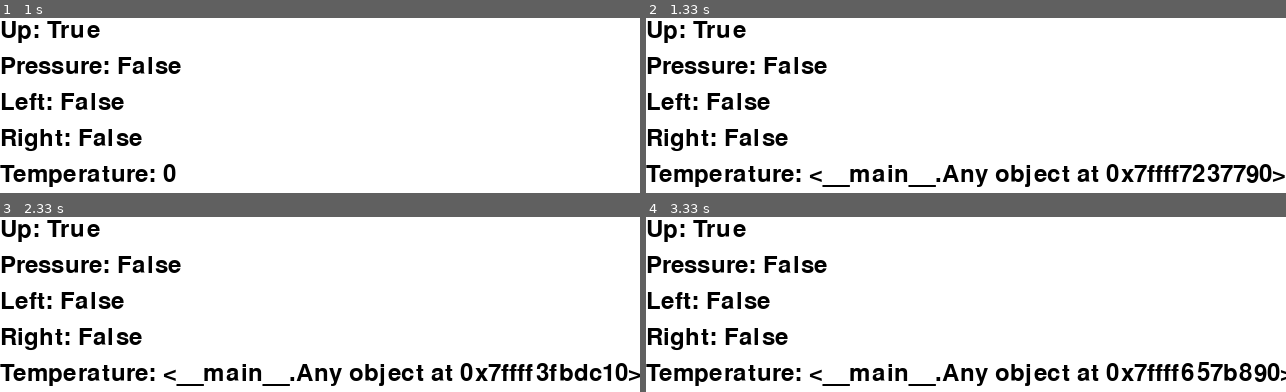
Above: before the commit, frames 1-4 (two rows, left to right).
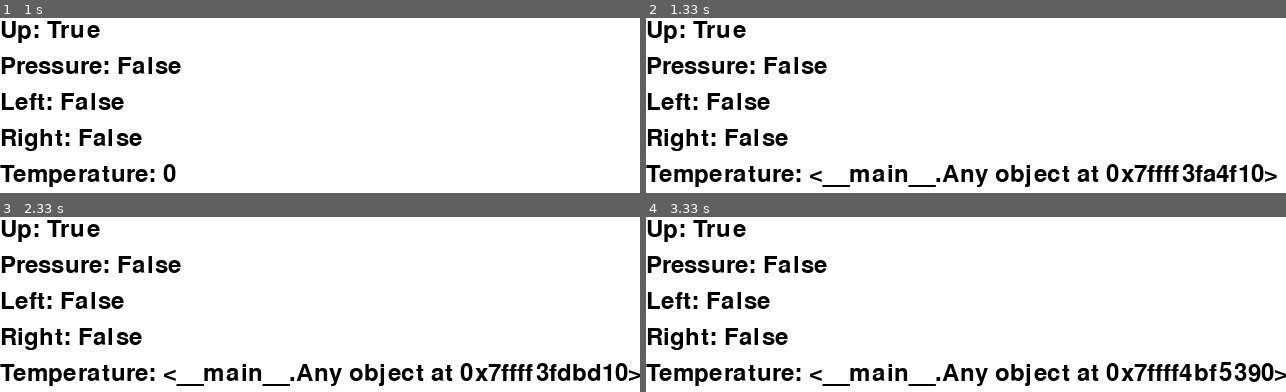
Above: after the commit, the same moments.

Repository: RIT-MDRC/Catbot
Game: pygame game, started from src/raspi/main.py
Two runs of this game, one before a commit and one after it. Both use one fixed random seed, a clock stepped at 60 frames per second and the inputs below.
Inputs:
- Up to frame 1 (1 s): tap D at 0.33 s; tap W at 0.67 s
- Up to frame 2 (1.33 s): tap A at 1 s
- Up to frame 3 (2.33 s): tap A at 1.33 s
- Up to frame 4 (3.33 s): tap D at 2.67 s

Frame 1 is identical in both runs. In frame 2, 1.1% of the frame differs, in the area x 83-100%, y 83-95%; in frame 3, 0.4%; in frame 4, 1.2%, in the area x 83-100%, y 82-95%.

Commit message:
feat: add event handler for compressor

Diff:
--- a/src/raspi/main.py
+++ b/src/raspi/main.py
@@ -57,14 +57,14 @@
     screen_setup()
     setup_cpu(render_temperature_status)
 
-    # on_pressure_active(
-    #     "left_pressure",
-    #     lambda: render_pressure_status(False),
-    # )
-    # on_pressure_deactive(
-    #     "left_pressure",
-    #     lambda: render_pressure_status(True),
-    # )
+    on_pressure_active(
+        "left_pressure",
+        lambda: change_compressor(False),
+    )
+    on_pressure_deactive(
+        "left_pressure",
+        lambda: change_compressor(True),
+    )
     exit = False
     while not exit:
         for event in pygame.event.get():
@@ -172,6 +172,7 @@
     """
     action = turn_compressor_on if status else turn_compressor_off
     action("main_compressor")
+    render_pressure_status(status)
 
 
 sysFont, screen, clock, motor = setup()
